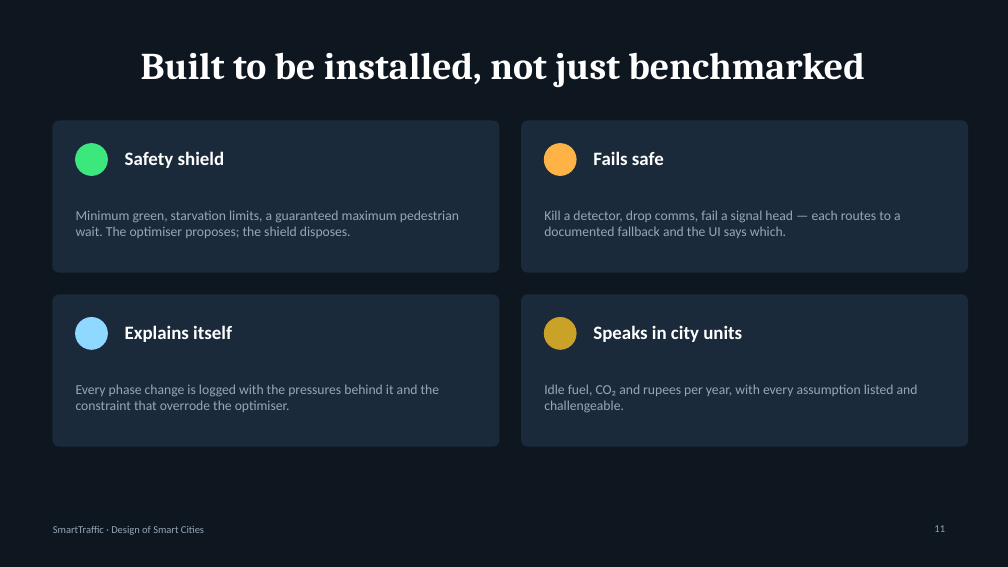
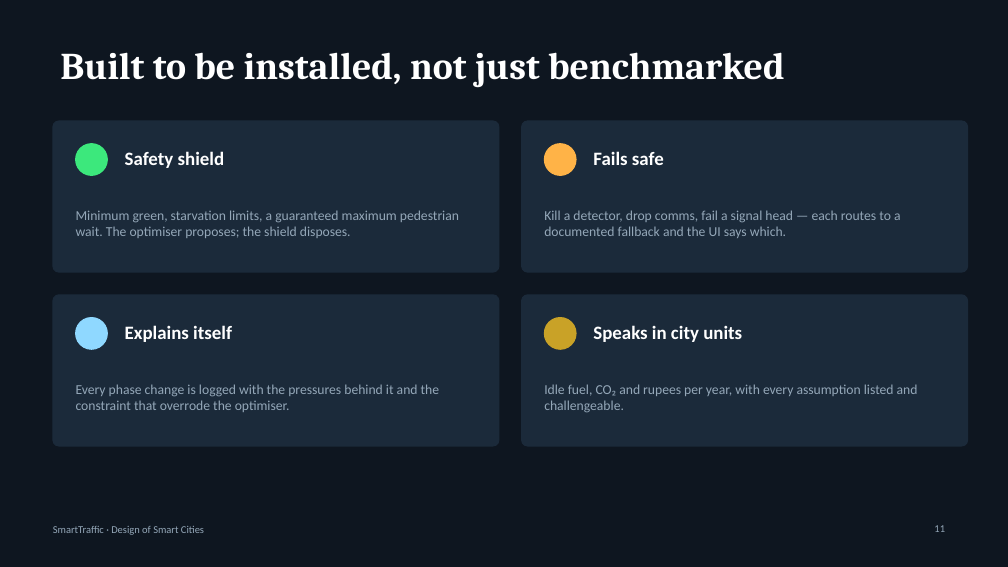
Before and after one commit to rishabcv-eng/SmartTraffic, a slide deck: slide 11 of docs/deck/SmartTraffic-full.pptx. Drawn at 1008x567 pixels with LibreOffice and Linux fonts; fonts in the diff are those of the drawing. Boxes give left, top, right and bottom in pixels: in the first picture for what was removed or moved away, otherwise in the second. Text is boxed around its words. In the diff, an @@ line names an element or a change of style, - is before the commit and + after.

```diff
--- a/docs/deck/SmartTraffic-full.pptx
+++ b/docs/deck/SmartTraffic-full.pptx
@@ title "Built to be installed, not ..." at (60, 52, 784, 88): alignment centre to left @@
```
Also in this commit, not shown: 13 other slides changed, 5 other files.
